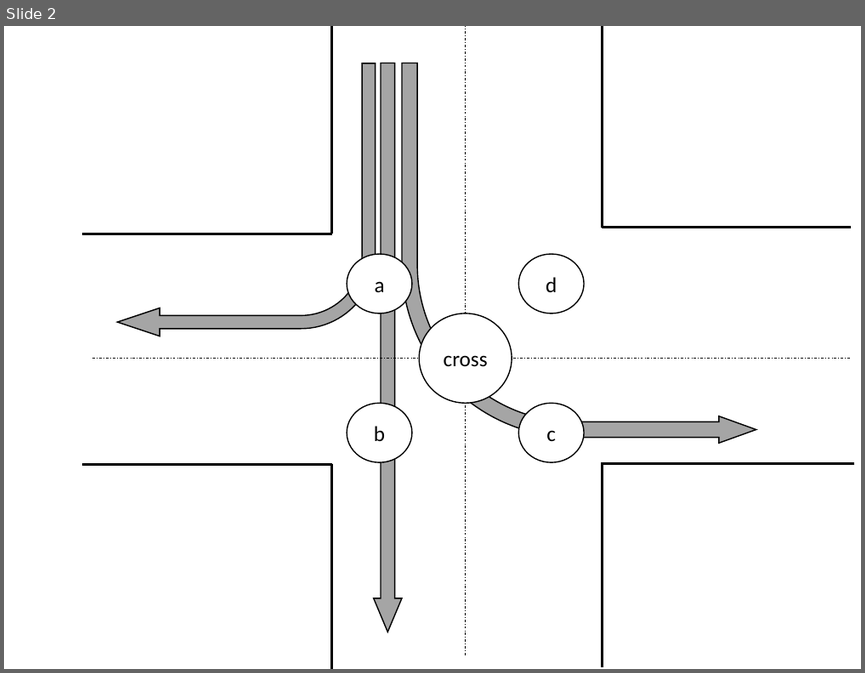
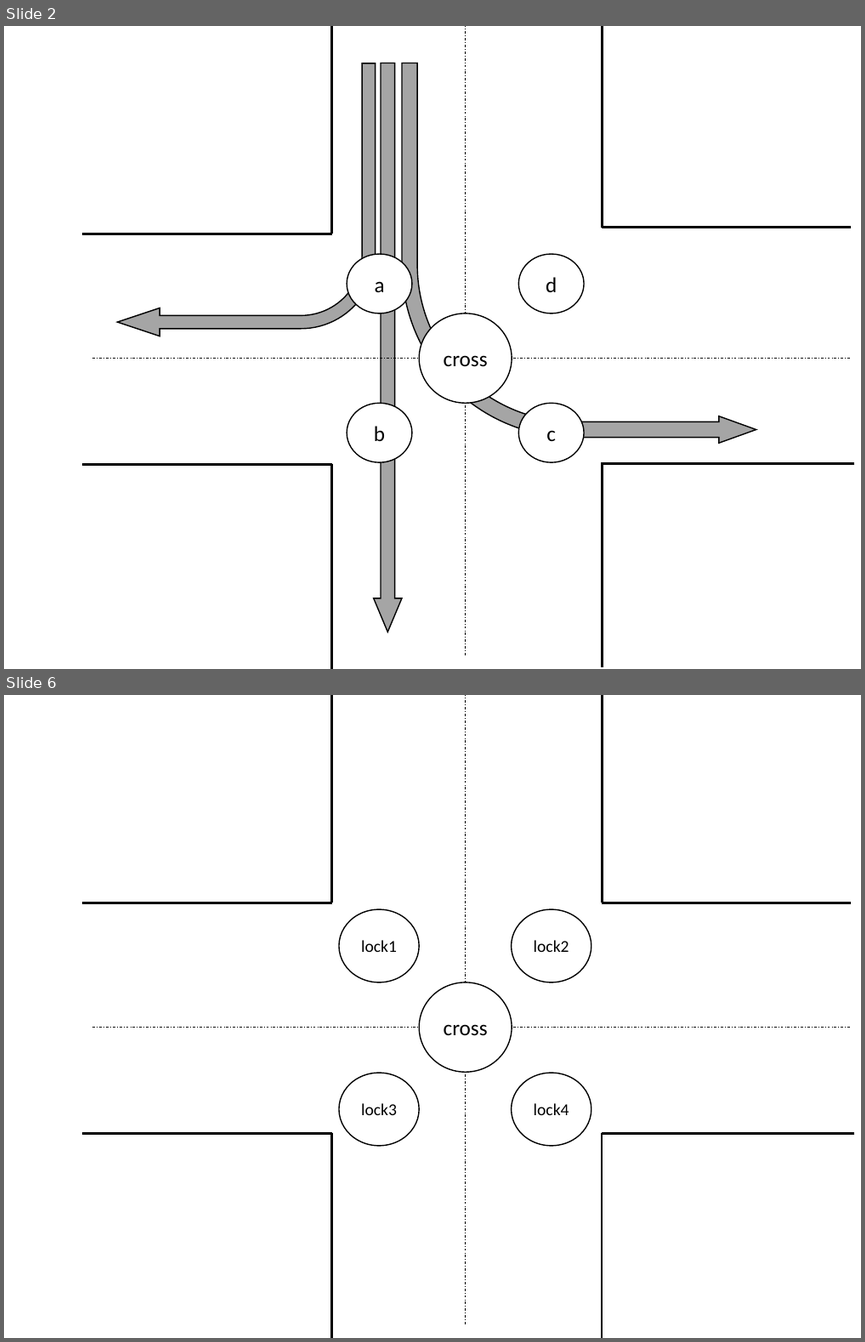
Before and after one commit to Sahara62/graduateResearch, a slide deck: 3-1-1.pptx. Shown one above the other, each under a label of ours: slide 2 before the commit, slides 2 and 6 after it; the slides between them are not shown. The pictures are 865x673 and 865x1342 pixels, drawn with LibreOffice and Linux fonts; fonts in the diff are those of the drawing. Boxes give left, top, right and bottom in pixels: in the first picture for what was removed or moved away, otherwise in the second. Text is boxed around its words. In the diff, an @@ line names an element or a change of style, - is before the commit and + after.

```diff
--- a/3-1-1.pptx
+++ b/3-1-1.pptx
@@ slide 6 added at bbox=[4, 695, 861, 1338], background #FFFFFF @@
@@ line added from (332, 695) to (332, 902), #000000 2 pt @@
@@ line added from (465, 1324) to (465, 695), #000000 0.5 pt dashed @@
@@ line added from (602, 695) to (602, 902), #000000 2 pt @@
@@ line added from (332, 902) to (83, 902), #000000 2 pt @@
@@ ellipse added at bbox=[339, 909, 419, 982], fill #FFFFFF, outline #000000 1 pt, 14 pt, text #000000 @@
+lock1
@@ ellipse added at bbox=[511, 909, 590, 982], fill #FFFFFF, outline #000000 1 pt, 14 pt, text #000000 @@
+lock2
@@ line added from (851, 902) to (602, 902), #000000 2 pt @@
@@ ellipse added at bbox=[419, 982, 511, 1072], fill #FFFFFF, outline #000000 1 pt, 18 pt, text #000000 @@
+cross
@@ line added from (92, 1027) to (851, 1027), #000000 0.5 pt dashed @@
@@ ellipse added at bbox=[339, 1073, 419, 1145], fill #FFFFFF, outline #000000 1 pt, 14 pt, text #000000 @@
+lock3
@@ ellipse added at bbox=[511, 1073, 590, 1145], fill #FFFFFF, outline #000000 1 pt, 14 pt, text #000000 @@
+lock4
@@ line added from (332, 1133) to (83, 1133), #000000 2 pt @@
@@ line added from (332, 1133) to (332, 1338), #000000 2 pt @@
@@ line added from (602, 1133) to (602, 1338), #000000 2 pt @@
@@ line added from (854, 1133) to (602, 1133), #000000 2 pt @@
```
Also in this commit, not shown: 5 other slides added, 14 other files.
